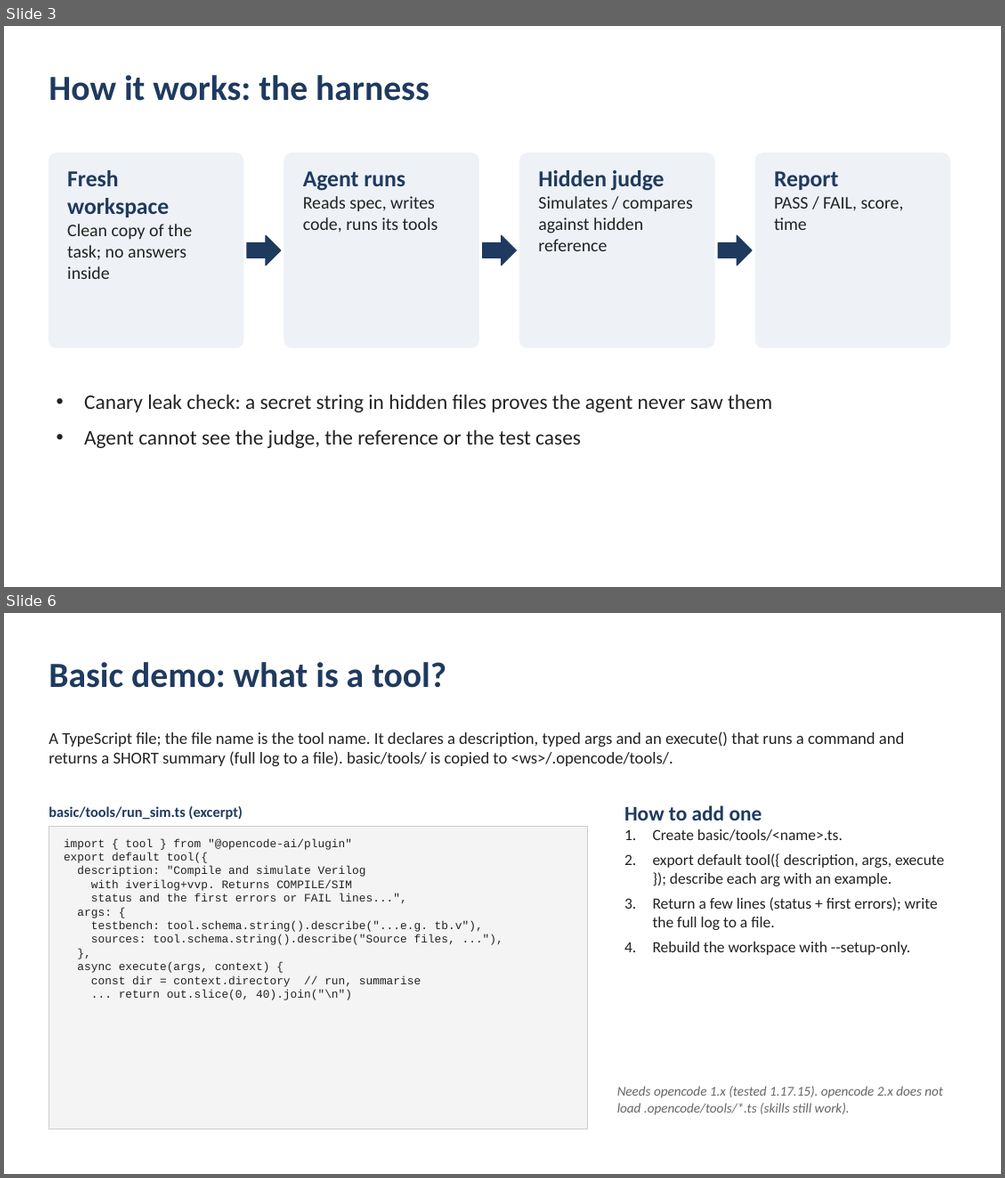
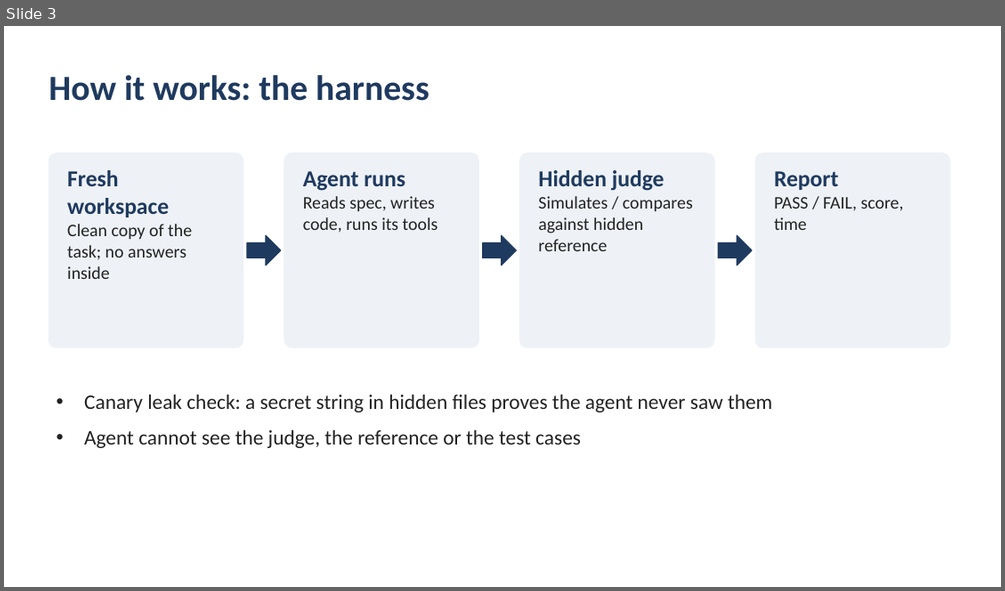
Before and after one commit to SiddharthaKR/testlocal, a slide deck: docs/AI_FPGA_demo_summary.pptx. Shown one above the other, each under a label of ours: slides 3 and 6 before the commit, slide 3 after it; the slides between them are not shown. The pictures are 1005x1178 and 1005x591 pixels, drawn with LibreOffice and Linux fonts; fonts in the diff are those of the drawing. Boxes give left, top, right and bottom in pixels: in the first picture for what was removed or moved away, otherwise in the second. Text is boxed around its words. In the diff, an @@ line names an element or a change of style, - is before the commit and + after.

```diff
--- a/docs/AI_FPGA_demo_summary.pptx
+++ b/docs/AI_FPGA_demo_summary.pptx
@@ slide 6 removed at [4,613,1001,1174], background #FFFFFF @@
@@ text removed at [48,662,446,688] @@
-Basic demo: what is a tool?
@@ text removed at [48,731,904,766] @@
-A TypeScript file; the file name is the tool name. It declares a description, typed args and an execute() that runs a command and returns a SHORT summary (full log to a file). basic/tools/ is copied to <ws>/.opencode/tools/.
@@ text removed at [48,806,243,819] @@
-basic/tools/run_sim.ts (excerpt)
@@ rectangle removed at [48,826,587,1129] @@
@@ text removed at [624,805,944,955] @@
-How to add one
-1. Create basic/tools/<name>.ts.
-2. export default tool({ description, args, execute }); describe each arg with an example.
-3. Return a few lines (status + first errors); write the full log to a file.
-4. Rebuild the workspace with --setup-only.
@@ text removed at [64,838,483,1000] @@
-import { tool } from "@opencode-ai/plugin"
-export default tool({
-description: "Compile and simulate Verilog
-with iverilog+vvp. Returns COMPILE/SIM
-status and the first errors or FAIL lines...",
-args: {
-testbench: tool.schema.string().describe("...e.g. tb.v"),
-sources: tool.schema.string().describe("Source files, ..."),
-},
-async execute(args, context) {
-const dir = context.directory // run, summarise
-... return out.slice(0, 40).join("\n")
@@ text removed at [617,1086,943,1115] @@
-Needs opencode 1.x (tested 1.17.15). opencode 2.x does not load .opencode/tools/*.ts (skills still work).
```
Also in this commit, not shown: 1 slide changed, 5 slides added, 4 other slides removed.
